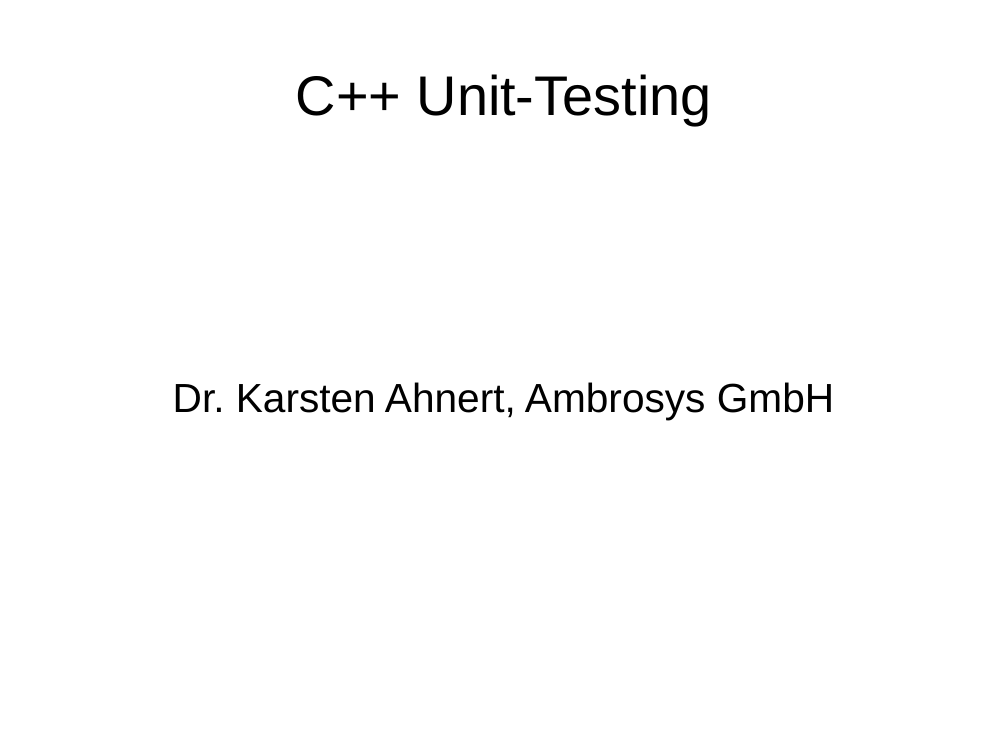
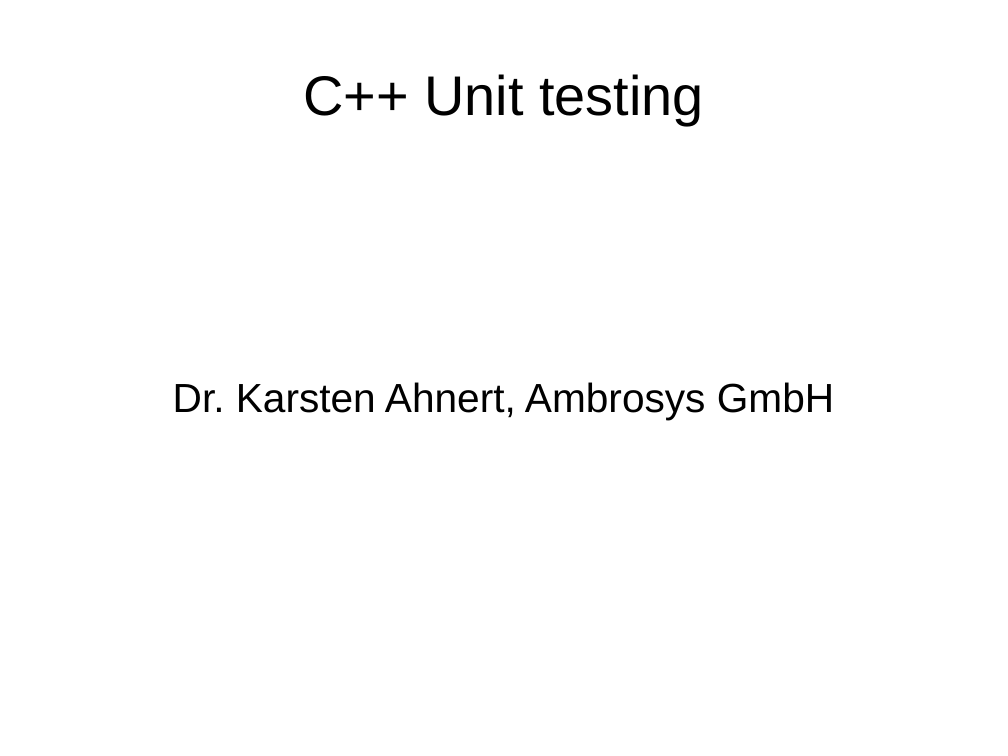
Before and after one commit to headmyshoulder/stuff, a slide deck: slide 1 of cppug_testing/Talk.odp. Drawn at 1008x756 pixels with LibreOffice and Linux fonts; fonts in the diff are those of the drawing. Boxes give left, top, right and bottom in pixels: in the first picture for what was removed or moved away, otherwise in the second. Text is boxed around its words. In the diff, an @@ line names an element or a change of style, - is before the commit and + after.

```diff
--- a/cppug_testing/Talk.odp
+++ b/cppug_testing/Talk.odp
@@ title at [303,74,703,125]: text changed @@
-C++ Unit-Testing
+C++ Unit testing
```
Also in this commit, not shown: 3 other slides changed.
